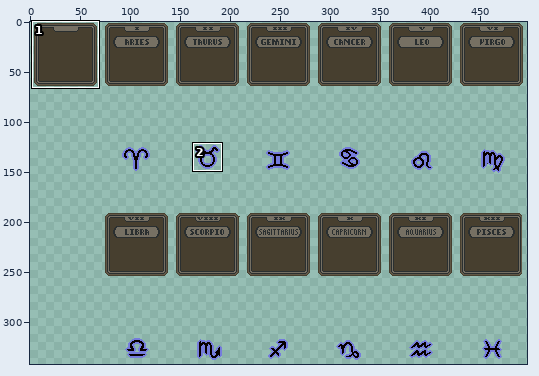
Two states of a sprite sheet, assets/1x/astrological.png. Above: a wide view before the commit, with the close-up outlined.
Close-up. Before the commit:
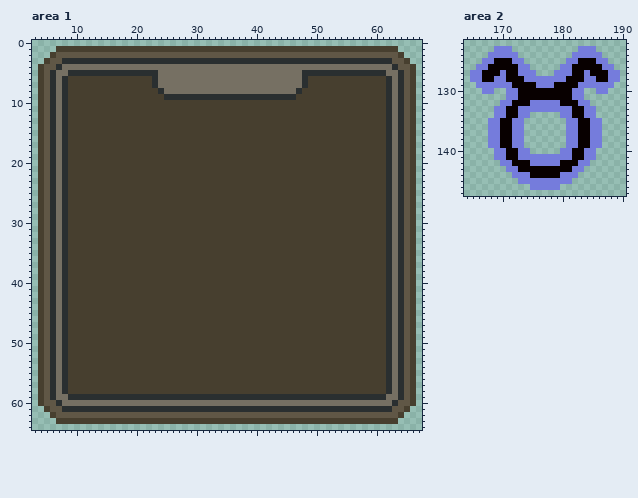
The file is 497x380 pixels. Shown: area 1: x 3..67, y 0..64; area 2: x 164..190, y 122..147. The old version is drawn lined up with the new one, on the new canvas. The wide view leaves out empty margins. The commit also changed other parts of the picture, which this record leaves out.
New version:
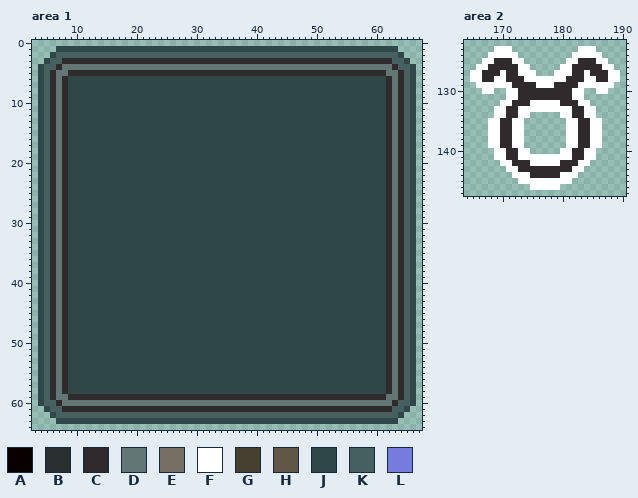
Palette (. is transparent): A #080000  B #2a2f30  C #302a2d  D #637676  E #767063  F #ffffff  G #473f2f  H #605746  J #2f4746  K #46605f  L #757cdc
From old to new:
canvas 497x380 -> 497x379 (the part of the old canvas that was cut away was empty and is not shown)
Changed rows in their new state; - is an unchanged pixel.
Area 1:
first column x 4:
 1 ---JJJJJJJJJJJJJJJJJJJJJJJJJJJJJJJJJJJJJJJJJJJJJJJJJJJJJJJJJ---
 2 --JKKKKKKKKKKKKKKKKKKKKKKKKKKKKKKKKKKKKKKKKKKKKKKKKKKKKKKKKKJ--
 3 -JKKCCCCCCCCCCCCCCCCCCCCCCCCCCCCCCCCCCCCCCCCCCCCCCCCCCCCCCCKKJ-
 4 JKKCDDDDDDDDDDDDDDDDDDDDDDDDDDDDDDDDDDDDDDDDDDDDDDDDDDDDDDDCKKJ
 5 JKCDDCCCCCCCCCCCCCCCCCCCCCCCCCCCCCCCCCCCCCCCCCCCCCCCCCCCCCDDCKJ
 6 JKCDCJJJJJJJJJJJJJJJJJJJJJJJJJJJJJJJJJJJJJJJJJJJJJJJJJJJJJCDCKJ
 7 JKCDCJJJJJJJJJJJJJJJJJJJJJJJJJJJJJJJJJJJJJJJJJJJJJJJJJJJJJCDCKJ
 8 JKCDCJJJJJJJJJJJJJJJJJJJJJJJJJJJJJJJJJJJJJJJJJJJJJJJJJJJJJCDCKJ
 9 JKCDCJJJJJJJJJJJJJJJJJJJJJJJJJJJJJJJJJJJJJJJJJJJJJJJJJJJJJCDCKJ
10 JKCDCJJJJJJJJJJJJJJJJJJJJJJJJJJJJJJJJJJJJJJJJJJJJJJJJJJJJJCDCKJ
11 JKCDCJJJJJJJJJJJJJJJJJJJJJJJJJJJJJJJJJJJJJJJJJJJJJJJJJJJJJCDCKJ
12 JKCDCJJJJJJJJJJJJJJJJJJJJJJJJJJJJJJJJJJJJJJJJJJJJJJJJJJJJJCDCKJ
13 JKCDCJJJJJJJJJJJJJJJJJJJJJJJJJJJJJJJJJJJJJJJJJJJJJJJJJJJJJCDCKJ
14 JKCDCJJJJJJJJJJJJJJJJJJJJJJJJJJJJJJJJJJJJJJJJJJJJJJJJJJJJJCDCKJ
15 JKCDCJJJJJJJJJJJJJJJJJJJJJJJJJJJJJJJJJJJJJJJJJJJJJJJJJJJJJCDCKJ
16 JKCDCJJJJJJJJJJJJJJJJJJJJJJJJJJJJJJJJJJJJJJJJJJJJJJJJJJJJJCDCKJ
17 JKCDCJJJJJJJJJJJJJJJJJJJJJJJJJJJJJJJJJJJJJJJJJJJJJJJJJJJJJCDCKJ
18 JKCDCJJJJJJJJJJJJJJJJJJJJJJJJJJJJJJJJJJJJJJJJJJJJJJJJJJJJJCDCKJ
19 JKCDCJJJJJJJJJJJJJJJJJJJJJJJJJJJJJJJJJJJJJJJJJJJJJJJJJJJJJCDCKJ
20 JKCDCJJJJJJJJJJJJJJJJJJJJJJJJJJJJJJJJJJJJJJJJJJJJJJJJJJJJJCDCKJ
21 JKCDCJJJJJJJJJJJJJJJJJJJJJJJJJJJJJJJJJJJJJJJJJJJJJJJJJJJJJCDCKJ
22 JKCDCJJJJJJJJJJJJJJJJJJJJJJJJJJJJJJJJJJJJJJJJJJJJJJJJJJJJJCDCKJ
23 JKCDCJJJJJJJJJJJJJJJJJJJJJJJJJJJJJJJJJJJJJJJJJJJJJJJJJJJJJCDCKJ
24 JKCDCJJJJJJJJJJJJJJJJJJJJJJJJJJJJJJJJJJJJJJJJJJJJJJJJJJJJJCDCKJ
25 JKCDCJJJJJJJJJJJJJJJJJJJJJJJJJJJJJJJJJJJJJJJJJJJJJJJJJJJJJCDCKJ
26 JKCDCJJJJJJJJJJJJJJJJJJJJJJJJJJJJJJJJJJJJJJJJJJJJJJJJJJJJJCDCKJ
27 JKCDCJJJJJJJJJJJJJJJJJJJJJJJJJJJJJJJJJJJJJJJJJJJJJJJJJJJJJCDCKJ
28 JKCDCJJJJJJJJJJJJJJJJJJJJJJJJJJJJJJJJJJJJJJJJJJJJJJJJJJJJJCDCKJ
29 JKCDCJJJJJJJJJJJJJJJJJJJJJJJJJJJJJJJJJJJJJJJJJJJJJJJJJJJJJCDCKJ
30 JKCDCJJJJJJJJJJJJJJJJJJJJJJJJJJJJJJJJJJJJJJJJJJJJJJJJJJJJJCDCKJ
31 JKCDCJJJJJJJJJJJJJJJJJJJJJJJJJJJJJJJJJJJJJJJJJJJJJJJJJJJJJCDCKJ
32 JKCDCJJJJJJJJJJJJJJJJJJJJJJJJJJJJJJJJJJJJJJJJJJJJJJJJJJJJJCDCKJ
33 JKCDCJJJJJJJJJJJJJJJJJJJJJJJJJJJJJJJJJJJJJJJJJJJJJJJJJJJJJCDCKJ
34 JKCDCJJJJJJJJJJJJJJJJJJJJJJJJJJJJJJJJJJJJJJJJJJJJJJJJJJJJJCDCKJ
35 JKCDCJJJJJJJJJJJJJJJJJJJJJJJJJJJJJJJJJJJJJJJJJJJJJJJJJJJJJCDCKJ
36 JKCDCJJJJJJJJJJJJJJJJJJJJJJJJJJJJJJJJJJJJJJJJJJJJJJJJJJJJJCDCKJ
37 JKCDCJJJJJJJJJJJJJJJJJJJJJJJJJJJJJJJJJJJJJJJJJJJJJJJJJJJJJCDCKJ
38 JKCDCJJJJJJJJJJJJJJJJJJJJJJJJJJJJJJJJJJJJJJJJJJJJJJJJJJJJJCDCKJ
39 JKCDCJJJJJJJJJJJJJJJJJJJJJJJJJJJJJJJJJJJJJJJJJJJJJJJJJJJJJCDCKJ
40 JKCDCJJJJJJJJJJJJJJJJJJJJJJJJJJJJJJJJJJJJJJJJJJJJJJJJJJJJJCDCKJ
41 JKCDCJJJJJJJJJJJJJJJJJJJJJJJJJJJJJJJJJJJJJJJJJJJJJJJJJJJJJCDCKJ
42 JKCDCJJJJJJJJJJJJJJJJJJJJJJJJJJJJJJJJJJJJJJJJJJJJJJJJJJJJJCDCKJ
43 JKCDCJJJJJJJJJJJJJJJJJJJJJJJJJJJJJJJJJJJJJJJJJJJJJJJJJJJJJCDCKJ
44 JKCDCJJJJJJJJJJJJJJJJJJJJJJJJJJJJJJJJJJJJJJJJJJJJJJJJJJJJJCDCKJ
45 JKCDCJJJJJJJJJJJJJJJJJJJJJJJJJJJJJJJJJJJJJJJJJJJJJJJJJJJJJCDCKJ
46 JKCDCJJJJJJJJJJJJJJJJJJJJJJJJJJJJJJJJJJJJJJJJJJJJJJJJJJJJJCDCKJ
47 JKCDCJJJJJJJJJJJJJJJJJJJJJJJJJJJJJJJJJJJJJJJJJJJJJJJJJJJJJCDCKJ
48 JKCDCJJJJJJJJJJJJJJJJJJJJJJJJJJJJJJJJJJJJJJJJJJJJJJJJJJJJJCDCKJ
49 JKCDCJJJJJJJJJJJJJJJJJJJJJJJJJJJJJJJJJJJJJJJJJJJJJJJJJJJJJCDCKJ
50 JKCDCJJJJJJJJJJJJJJJJJJJJJJJJJJJJJJJJJJJJJJJJJJJJJJJJJJJJJCDCKJ
51 JKCDCJJJJJJJJJJJJJJJJJJJJJJJJJJJJJJJJJJJJJJJJJJJJJJJJJJJJJCDCKJ
52 JKCDCJJJJJJJJJJJJJJJJJJJJJJJJJJJJJJJJJJJJJJJJJJJJJJJJJJJJJCDCKJ
53 JKCDCJJJJJJJJJJJJJJJJJJJJJJJJJJJJJJJJJJJJJJJJJJJJJJJJJJJJJCDCKJ
54 JKCDCJJJJJJJJJJJJJJJJJJJJJJJJJJJJJJJJJJJJJJJJJJJJJJJJJJJJJCDCKJ
55 JKCDCJJJJJJJJJJJJJJJJJJJJJJJJJJJJJJJJJJJJJJJJJJJJJJJJJJJJJCDCKJ
56 JKCDCJJJJJJJJJJJJJJJJJJJJJJJJJJJJJJJJJJJJJJJJJJJJJJJJJJJJJCDCKJ
57 JKCDCJJJJJJJJJJJJJJJJJJJJJJJJJJJJJJJJJJJJJJJJJJJJJJJJJJJJJCDCKJ
58 JKCDCJJJJJJJJJJJJJJJJJJJJJJJJJJJJJJJJJJJJJJJJJJJJJJJJJJJJJCDCKJ
59 JKCDDCCCCCCCCCCCCCCCCCCCCCCCCCCCCCCCCCCCCCCCCCCCCCCCCCCCCCDDCKJ
60 JKKCDDDDDDDDDDDDDDDDDDDDDDDDDDDDDDDDDDDDDDDDDDDDDDDDDDDDDDDCKKJ
61 -JKKCCCCCCCCCCCCCCCCCCCCCCCCCCCCCCCCCCCCCCCCCCCCCCCCCCCCCCCKKJ-
62 --JKKKKKKKKKKKKKKKKKKKKKKKKKKKKKKKKKKKKKKKKKKKKKKKKKKKKKKKKKJ--
63 ---JJJJJJJJJJJJJJJJJJJJJJJJJJJJJJJJJJJJJJJJJJJJJJJJJJJJJJJJJ---
Area 2:
first column x 165:
123 ----FFF-----------FFF----
124 ---FFFFF---------FFFFF---
125 --FFCCCFF-------FFCCCFF--
126 -FFCCCCCFF-----FFCCCCCFF-
127 FFCCCFCCFFF---FFFCCFCCCFF
128 FFCCFFCCCFFFFFFFCCCFFCCFF
129 -FFFFFFCCCCFFFCCCCFFFFFF-
130 --FF--FFCCCCCCCCCFF--FF--
131 ------FFCCCCCCCCCFF------
132 -----FFCCCFFFFFCCCFF-----
133 ----FFCCFFFFFFFFFCCFF----
134 ----FFCCFF-----FFCCFF----
135 ---FFCCFF-------FFCCFF---
136 ---FFCCFF-------FFCCFF---
137 ---FFCCFF-------FFCCFF---
138 ---FFCCFF-------FFCCFF---
139 ---FFCCFF-------FFCCFF---
140 ----FFCCFF-----FFCCFF----
141 ----FFCCFFFFFFFFFCCFF----
142 -----FFCCCFFFFFCCCFF-----
143 ------FFCCCCCCCCCFF------
144 -------FFFCCCCCFFF-------
145 --------FFFFFFFFF--------
146 ----------FFFFF----------
Boxes around the changes in both close-ups, in picture pixels (x1, y1, x2, y2):
changed: (38, 46, 416, 424)
changed: (470, 46, 620, 190)
